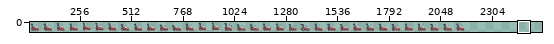
Pixel-art file, stored at assets/art/player/Player-Sheet.aseprite. Above: a wide view before the commit, with the close-up outlined.
Close-up. Earlier state:
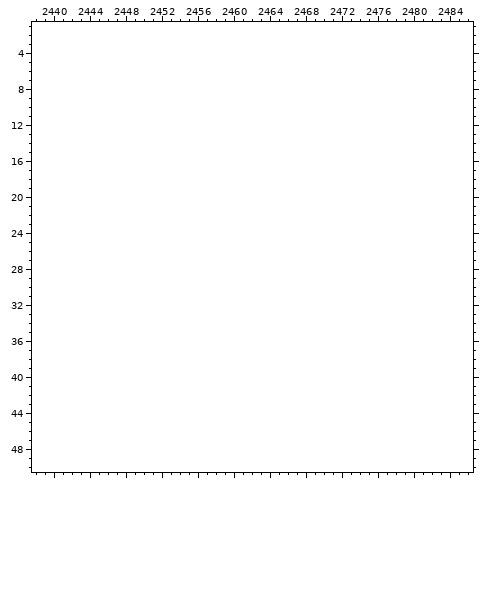
2176x64 pixels, 1 frame. Colours within 5 levels of each other are drawn and written as one. Shown: x 2438..2486, y 1..50. The old version is drawn lined up with the new one, on the new canvas. The wide view leaves out empty margins. The commit also changed other parts of the picture, which this record leaves out.
And afterwards:
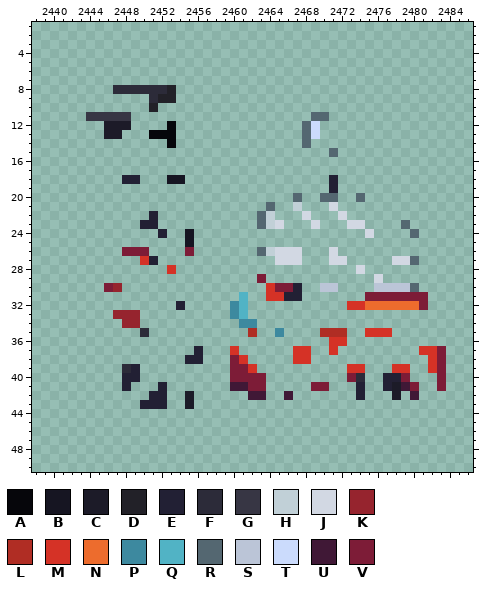
Palette (. is transparent): A #06060b  B #161522  C #1c1b28  D #222128  E #222034  F #2c2b39  G #373644  H #c1d0d7  J #d2d8e3  K #96242e  L #b02d24  M #d53226  N #ed6c2d  P #3d899f  Q #51b3c5  R #546771  S #bbc5d7  T #cbdbfc  U #401836  V #7d1c37
What changed:
canvas 2176x64 -> 2624x64
y 8: x 2447..2453 ....... -> FFFFFFD
y 9: x 2451..2453 ... -> FDD
y 10: x 2451 . -> D
y 11: x 2444..2448 ..... -> GGGGG; x 2469..2470 .. -> RR
y 12: x 2446..2448 ... -> CCC; x 2453 . -> A; x 2468..2469 .. -> RT
y 13: x 2446..2447 .. -> CC; x 2451..2453 ... -> AAA; x 2468..2469 .. -> RT
y 14: x 2453 . -> A; x 2468 . -> R
y 15: x 2471 . -> R
y 18: x 2448..2449 .. -> EE; x 2453..2454 .. -> BB; x 2471 . -> E
y 19: x 2471 . -> E
y 20: x 2467 . -> R; x 2470..2471 .. -> RR; x 2474 . -> R
y 21: x 2464 . -> R; x 2467 . -> H; x 2471 . -> J
y 22: x 2451 . -> E; x 2463..2464 .. -> RH; x 2468 . -> J; x 2472 . -> J
y 23: x 2450..2451 .. -> EE; x 2463..2465 ... -> RHJ; x 2469 . -> J; x 2473..2474 .. -> JJ; x 2479 . -> R
y 24: x 2452 . -> E; x 2455 . -> B; x 2475 . -> J; x 2480 . -> R
y 25: x 2455 . -> B
y 26: x 2448..2450 ... -> VVV; x 2455 . -> V; x 2463..2467 ..... -> RHJJJ; x 2471 . -> J
y 27: x 2450..2451 .. -> ME; x 2465..2467 ... -> JJJ; x 2471..2472 .. -> JJ; x 2478..2480 ... -> JJR
y 28: x 2453 . -> M; x 2474 . -> J
y 29: x 2463 . -> V; x 2476 . -> J
y 30: x 2446..2447 .. -> VK; x 2464..2467 .... -> MVVE; x 2470..2471 .. -> SS; x 2476..2480 ..... -> SSSSR
y 31: x 2461 . -> Q; x 2464..2467 .... -> MMEE; x 2475..2481 ....... -> VVVVVVV
y 32: x 2454 . -> E; x 2460..2461 .. -> PQ; x 2473..2481 ......... -> MMNNNNNNV
y 33: x 2447..2449 ... -> KKK; x 2460..2461 .. -> PQ
y 34: x 2448..2449 .. -> KK; x 2461..2462 .. -> PP
y 35: x 2450 . -> F; x 2462 . -> L; x 2465 . -> P; x 2470..2472 ... -> LLL; x 2475..2477 ... -> MMM
y 36: x 2471..2472 .. -> MM
y 37: x 2456 . -> E; x 2460 . -> M; x 2467..2468 .. -> MM; x 2471 . -> M; x 2481..2483 ... -> MMV
y 38: x 2455..2456 .. -> EE; x 2460..2461 .. -> VM; x 2467..2468 .. -> MM; x 2482..2483 .. -> MV
y 39: x 2448..2449 .. -> FE; x 2460..2462 ... -> VVM; x 2473..2474 .. -> MM; x 2478..2479 .. -> MM; x 2482..2483 .. -> MV
y 40: x 2448..2449 .. -> EE; x 2460..2463 .... -> VVVV; x 2473..2474 .. -> VF; x 2477..2479 ... -> EEV; x 2483 . -> V
y 41: x 2448 . -> E; x 2452 . -> E; x 2460..2463 .... -> UUVV; x 2469..2470 .. -> VV; x 2474 . -> E; x 2477..2480 .... -> ECUV; x 2483 . -> V
y 42: x 2451..2452 .. -> EE; x 2455 . -> C; x 2462..2463 .. -> UU; x 2466 . -> U; x 2474 . -> E; x 2478 . -> C; x 2480 . -> U
y 43: x 2450..2452 ... -> EEE; x 2455 . -> C
